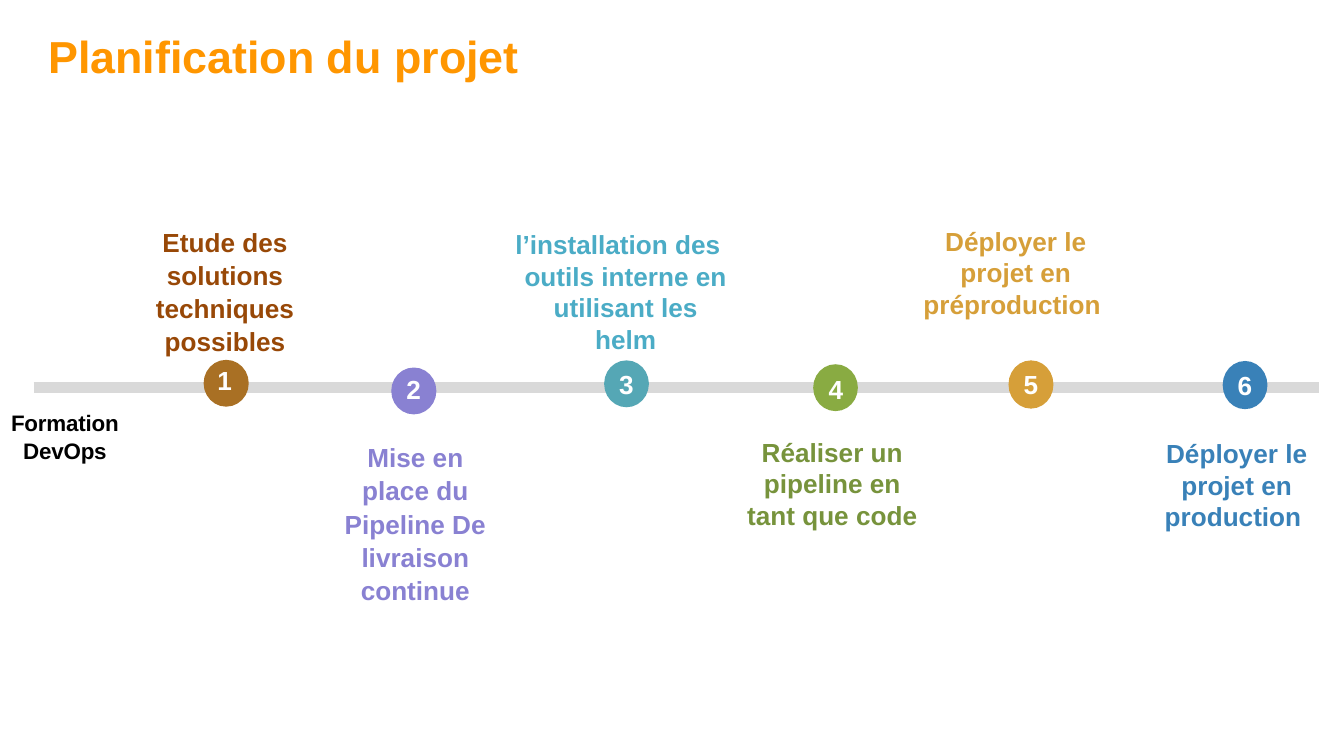
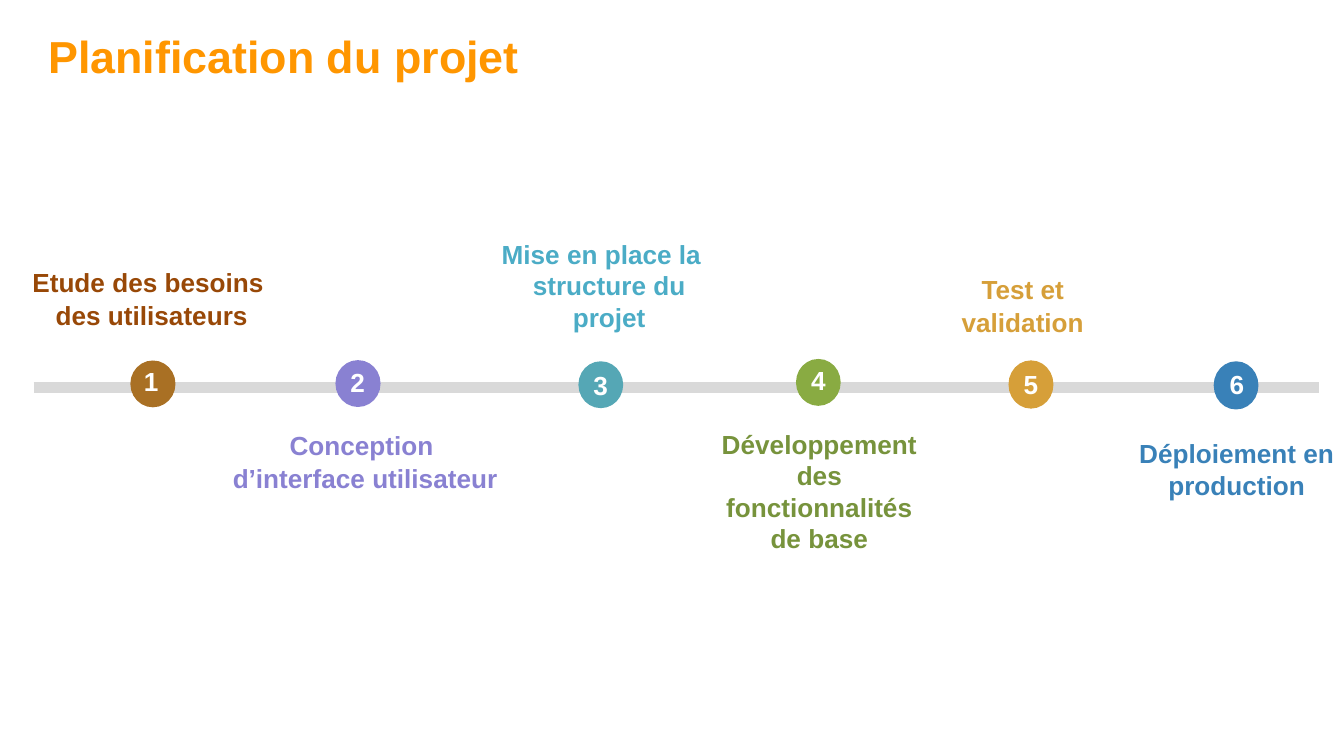
Before and after one commit to hosnidotech123/dashboard_pfe, a slide deck: slide 13 of stage pfe.pptx (slide 16 before the commit). Drawn at 1344x756 pixels with LibreOffice and Linux fonts; fonts in the diff are those of the drawing. Boxes give left, top, right and bottom in pixels: in the first picture for what was removed or moved away, otherwise in the second. Text is boxed around its words. In the diff, an @@ line names an element or a change of style, - is before the commit and + after.

```diff
--- a/stage pfe.pptx
+++ b/stage pfe.pptx
@@ text at bbox=[502, 245, 701, 332]: text changed @@
-l’installation des outils interne en utilisant les helm
+Mise en place la structure du projet
@@ text at bbox=[32, 273, 264, 326]: text changed @@
-Etude des
-solutions
-techniques
-possibles
+Etude des besoins
+des utilisateurs
@@ text at bbox=[962, 281, 1084, 333]: text changed @@
-Déployer le projet en préproduction
+Test et
+validation
@@ freeform shape: place and size @@
-freeform shape at bbox=[813, 364, 857, 411]
+freeform shape at bbox=[796, 359, 840, 406]
@@ freeform shape: place and size @@
-freeform shape at bbox=[203, 360, 249, 407]
+freeform shape at bbox=[130, 360, 176, 407]
@@ text "1": place and size @@
-text "1" at bbox=[217, 372, 232, 390]
+text "1" at bbox=[144, 373, 159, 391]
@@ freeform shape: place and size @@
-freeform shape at bbox=[391, 367, 437, 414]
+freeform shape at bbox=[336, 360, 382, 407]
@@ text "2": place and size @@
-text "2" at bbox=[406, 381, 421, 399]
+text "2" at bbox=[350, 374, 365, 392]
@@ freeform shape: place and size @@
-freeform shape at bbox=[603, 360, 648, 407]
+freeform shape at bbox=[578, 362, 622, 409]
@@ text "3": place and size @@
-text "3" at bbox=[619, 376, 634, 395]
+text "3" at bbox=[593, 377, 608, 396]
@@ text "4": place and size @@
-text "4" at bbox=[829, 381, 844, 399]
+text "4" at bbox=[811, 372, 826, 390]
@@ freeform shape: place and size @@
-freeform shape at bbox=[1223, 362, 1267, 410]
+freeform shape at bbox=[1214, 362, 1258, 410]
@@ text "6": place and size @@
-text "6" at bbox=[1238, 376, 1253, 396]
+text "6" at bbox=[1230, 375, 1245, 395]
@@ text "6" at bbox=[1230, 375, 1245, 395]: alignment left to centre @@
@@ text removed at bbox=[11, 414, 119, 464] @@
-Formation
-DevOps
@@ text at bbox=[233, 436, 497, 488]: text changed @@
-Mise en
-place du
-Pipeline De
-livraison
-continue
+Conception
+d’interface utilisateur
@@ text at bbox=[722, 435, 917, 549]: text changed @@
-Réaliser un pipeline en tant que code
+Développement des fonctionnalités de base
@@ text at bbox=[1139, 444, 1334, 501]: text changed @@
-Déployer le projet en production
+Déploiement en production
```
Also in this commit, not shown: 18 other slides changed, 7 slides added, 11 slides removed, 4 other files.
